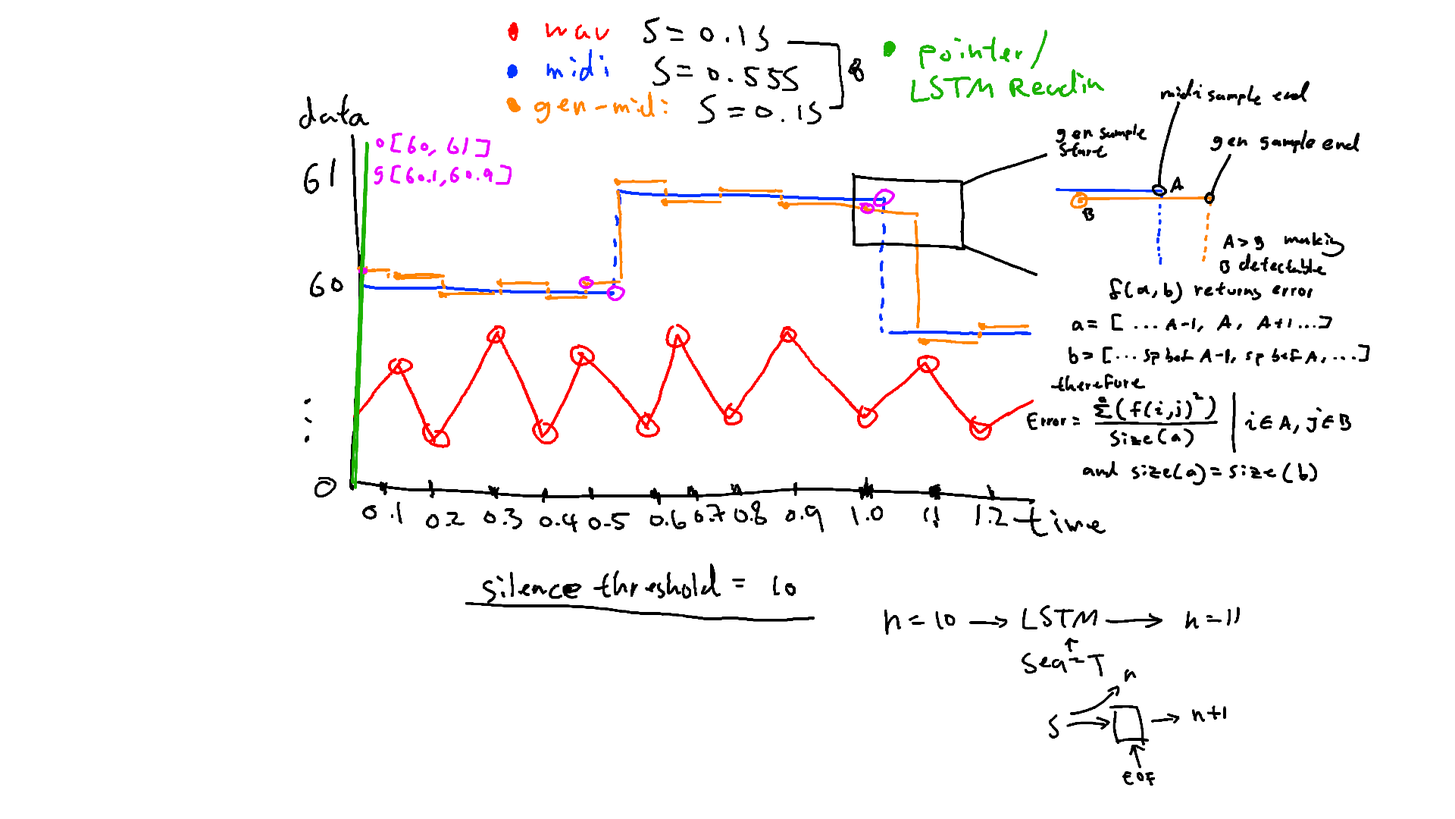
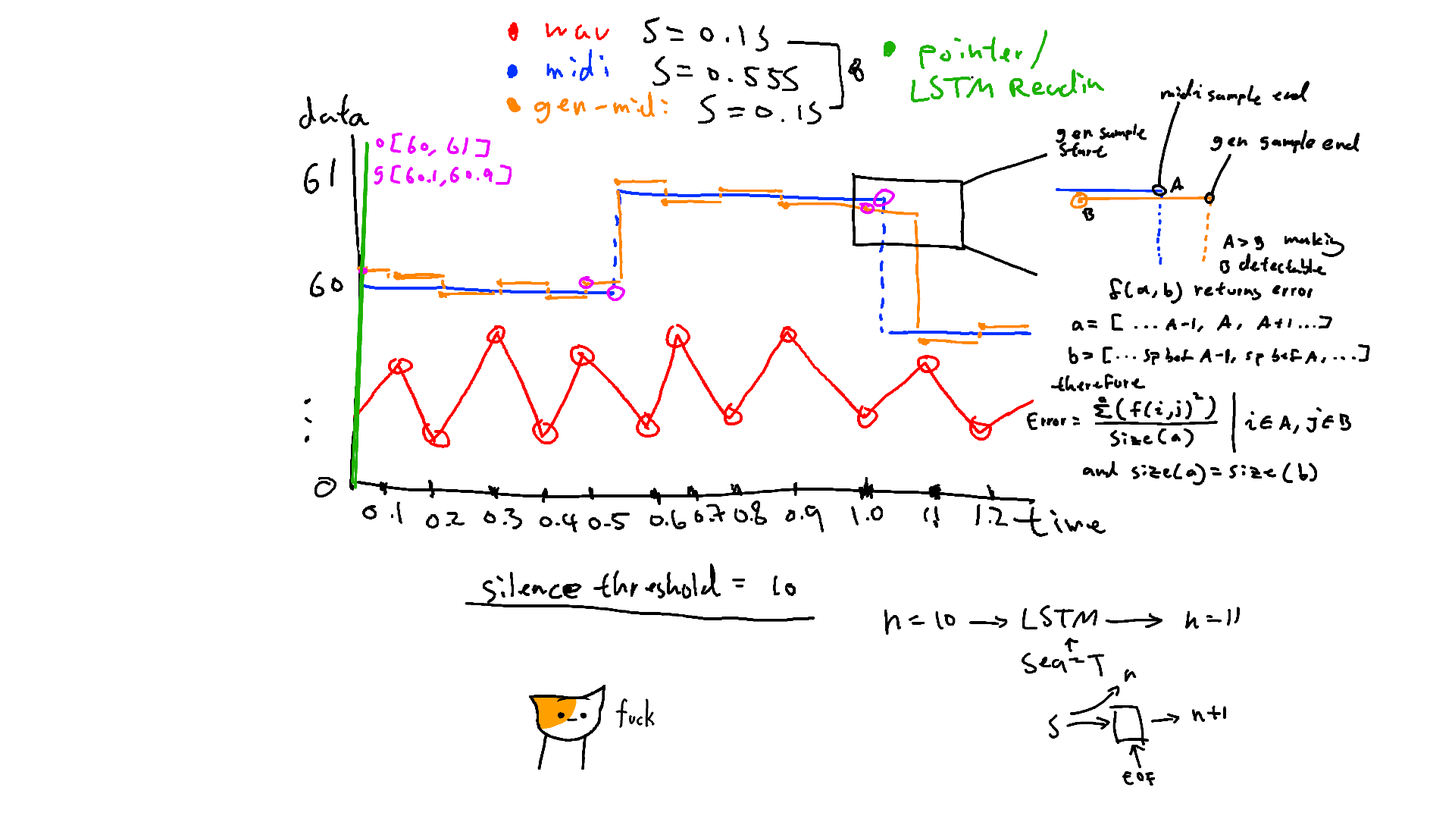
The second 1455 × 819 image is a revision of the first. Changes to its layers:
painted on "annotation" over [529, 684, 606, 770]
painted on "details" over [531, 695, 655, 730]
painted on "Background" over [970, 75, 975, 79]
